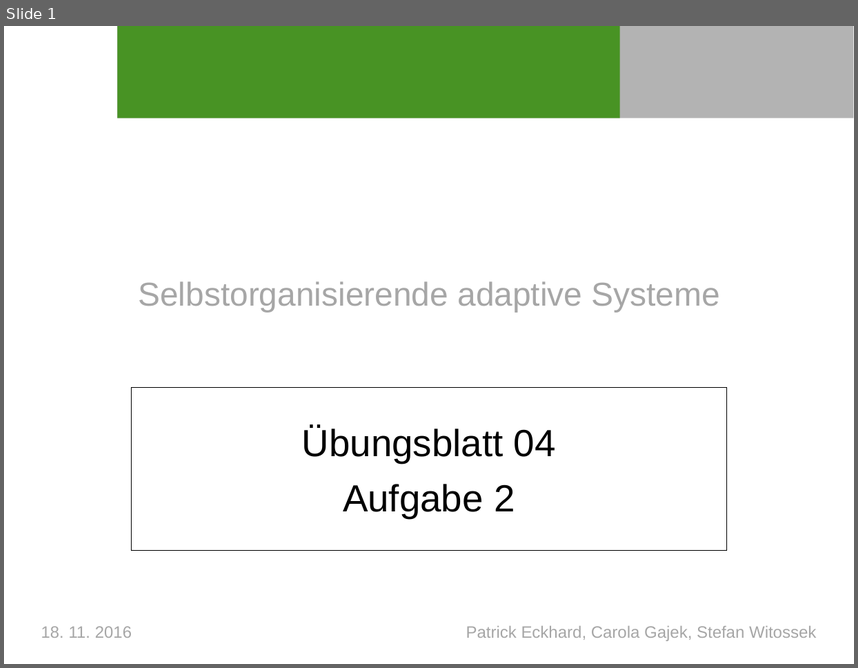
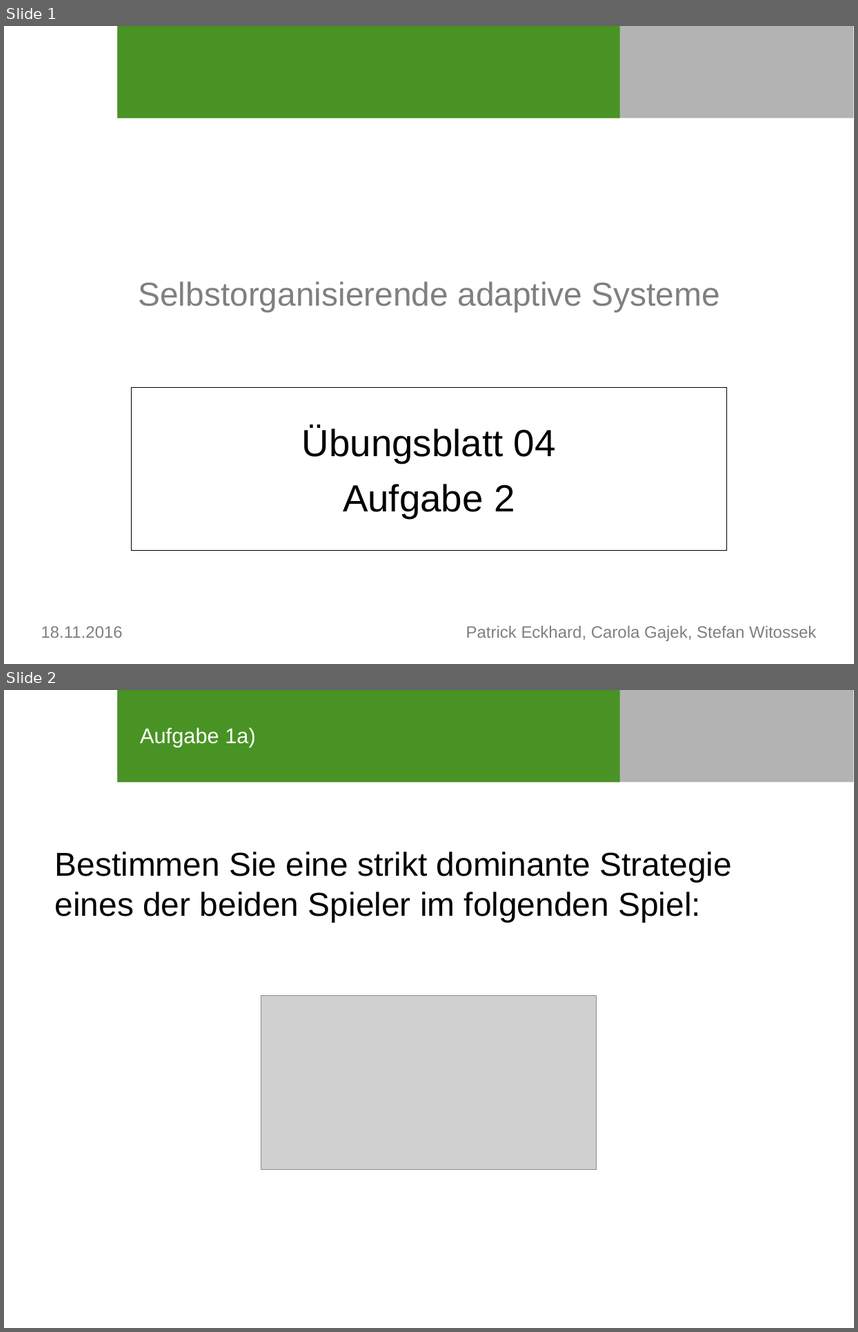
Before and after one commit to SOAS-Uni-Augsburg/ws16-17-group-10, a slide deck: Blatt-04/Präsi_Blatt04_Aufgabe2.ppt. Shown one above the other, each under a label of ours: slide 1 before the commit, slides 1 and 2 after it. The pictures are 858x668 and 858x1332 pixels, drawn with LibreOffice and Linux fonts; fonts in the diff are those of the drawing; grey boxes stand for pictures; background and template pictures are left out. Boxes give left, top, right and bottom in pixels: in the first picture for what was removed or moved away, otherwise in the second. Text is boxed around its words. In the diff, an @@ line names an element or a change of style, - is before the commit and + after.

Commit message:
Präsentation Blatt04 Aufgabe2

```diff
--- a/Blatt-04/Präsi_Blatt04_Aufgabe2.ppt
+++ b/Blatt-04/Präsi_Blatt04_Aufgabe2.ppt
@@ slide 2 added at bbox=[4, 690, 854, 1328], background #FFFFFF; not listed: 2 template elements that a slide beside it also shows @@
@@ title added at bbox=[140, 727, 256, 747], 18 pt, text #FFFFFF @@
+Aufgabe 1a)
@@ text added at bbox=[55, 851, 733, 922], 28 pt, text #000000 @@
+Bestimmen Sie eine strikt dominante Strategie eines der beiden Spieler im folgenden Spiel:
@@ picture added at bbox=[261, 995, 595, 1170] @@
@@ slide 1 changed as well @@
@@ title "Selbstorganisierende adaptive Systeme" at bbox=[138, 281, 720, 312]: text colour #A6A6A6 to #7F7F7F @@
@@ text at bbox=[41, 625, 816, 641]: text changed; text colour #A6A6A6 to #7F7F7F @@
-18. 11. 2016 Patrick Eckhard, Carola Gajek, Stefan Witossek
+18.11.2016 Patrick Eckhard, Carola Gajek, Stefan Witossek
```
Also in this commit, not shown: 1 other slide changed, 28 other slides added, 1 other file.
